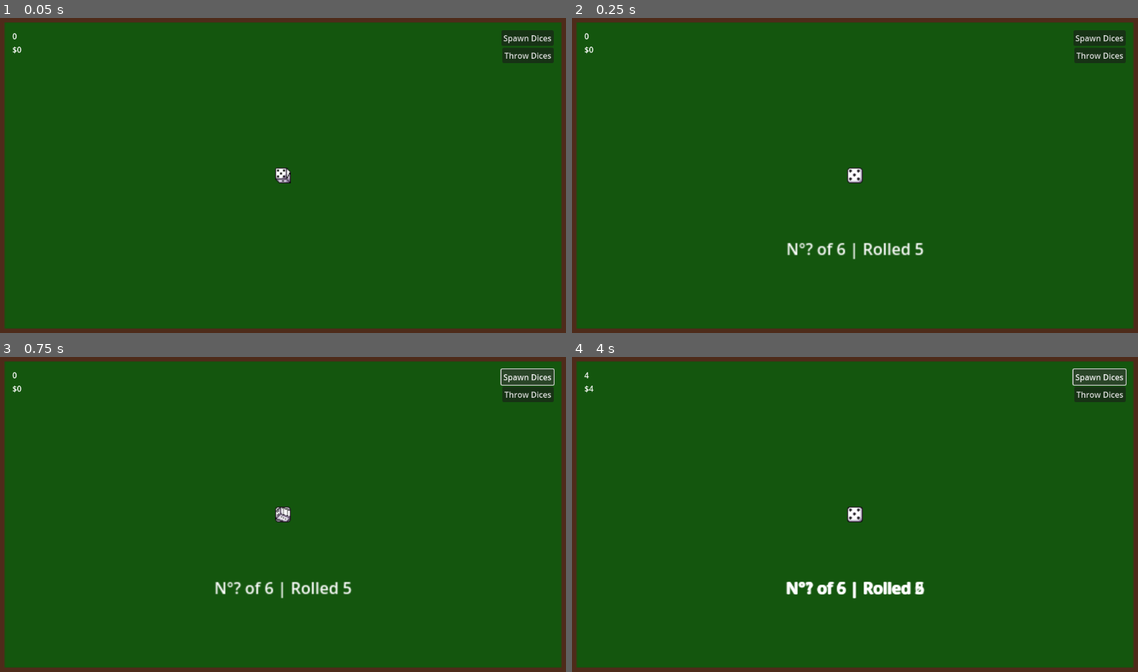
Above: before the commit, frames 1-4 (two rows, left to right).
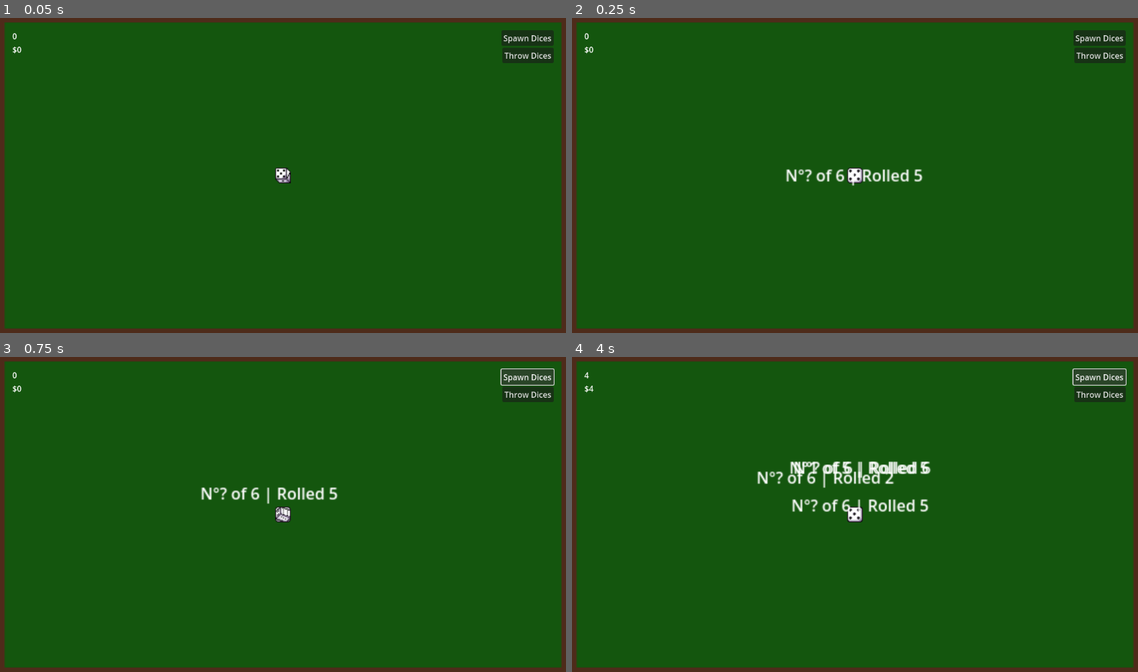
Above: after the commit, the same moments.

Repository: adufou/voie-romaine
Game: Godot game, scene res://main.tscn
Two runs of this game, one before a commit and one after it. Both use one fixed random seed, a clock stepped at 60 frames per second and the inputs below.
Inputs:
- Up to frame 1 (0.05 s): no input
- Up to frame 2 (0.25 s): no input
- Up to frame 3 (0.75 s): click "Spawn Dices" at 0.5 s
- Up to frame 4 (4 s): click "Throw Dices" at 1.25 s; click "Spawn Dices" at 2 s; click "Throw Dices" at 2.75 s; click "Spawn Dices" at 3.5 s

Frame 1 is identical in both runs. In frame 2, 1.0% of the frame differs, in the area x 37-63%, y 47-77%; in frame 3, 1.0%; in frame 4, 2.4%, in the area x 32-64%, y 33-77%.

Commit message:
feat: create a pop up message

Diff:
--- a/scenes/dice.gd
+++ b/scenes/dice.gd
@@ -1,6 +1,8 @@
 extends Node2D
 
 class_name Dice
+
+@export var pop_up_message_scene: PackedScene # Make it a service if used in several places
 
 var value: int
 var goal: int = 6:
@@ -35,8 +37,8 @@
 	var throw_number = "?" if (goal == 6 and tries == -1) else str(goal - tries + 1)
 	# print("N°", throw_number, " of ", goal, " | Rolled ", value)
 
-	%ThrowInfo.text = "N°" + str(throw_number) + " of " + str(goal) + " | Rolled " + str(value)
-	%ThrowInfoTimer.start()
+	pop_up_message("N°" + str(throw_number) + " of " + str(goal) + " | Rolled " + str(value))
+
 	throw_resolve()
 
 func _on_timer_timeout() -> void:
@@ -103,5 +105,11 @@
 	Services.cash.pass_goal(goal)
 	Services.score.pass_goal(goal)
 
+func pop_up_message(message: String):
+	var pop_up_message: PopUpMessage = pop_up_message_scene.instantiate()
+	pop_up_message.init_message(message)
+
+	add_child(pop_up_message)
+
 func _on_throw_info_timer_timeout() -> void:
 	%ThrowInfo.text = ""
--- a/scenes/dice.tscn
+++ b/scenes/dice.tscn
@@ -1,7 +1,8 @@
-[gd_scene load_steps=16 format=3 uid="uid://bivv5cykxj7b5"]
+[gd_scene load_steps=17 format=3 uid="uid://bivv5cykxj7b5"]
 
 [ext_resource type="Texture2D" uid="uid://rn6k15wnjjkw" path="res://atlas/dices_atlas.tres" id="1_jtd8f"]
 [ext_resource type="Script" uid="uid://dfk4b8hkp5vym" path="res://scenes/dice.gd" id="1_mg5ex"]
+[ext_resource type="PackedScene" uid="uid://ompdxamo7dsk" path="res://scenes/pop_up_message.tscn" id="2_oi81l"]
 
 [sub_resource type="AtlasTexture" id="AtlasTexture_x7yda"]
 atlas = ExtResource("1_jtd8f")
@@ -103,6 +104,7 @@
 [node name="Dice" type="Node2D"]
 scale = Vector2(2, 2)
 script = ExtResource("1_mg5ex")
+pop_up_message_scene = ExtResource("2_oi81l")
 
 [node name="AnimatedSprite2D" type="AnimatedSprite2D" parent="."]
 unique_name_in_owner = true
@@ -113,19 +115,6 @@
 unique_name_in_owner = true
 wait_time = 0.2
 one_shot = true
-
-[node name="ThrowInfoTimer" type="Timer" parent="."]
-unique_name_in_owner = true
-one_shot = true
-
-[node name="ThrowInfo" type="Label" parent="."]
-unique_name_in_owner = true
-offset_left = -19.5
-offset_top = 62.0
-offset_right = 20.5
-offset_bottom = 85.0
-grow_horizontal = 2
-grow_vertical = 2
 
 [node name="VBoxContainer (dev)" type="VBoxContainer" parent="."]
 visible = false
@@ -153,4 +142,3 @@
 vertical_alignment = 1
 
 [connection signal="timeout" from="ThrowRollTimer" to="." method="_on_timer_timeout"]
-[connection signal="timeout" from="ThrowInfoTimer" to="." method="_on_throw_info_timer_timeout"]
--- /dev/null
+++ b/scenes/pop_up_message.gd
@@ -0,0 +1,19 @@
+extends Control
+
+class_name PopUpMessage
+
+var _direction: Vector2
+var _speed: float = 50.0
+
+func _ready() -> void:
+	_direction = Vector2(randf_range(-0.5, 0.5), randf_range(-1, -0.25)).normalized()
+
+func _process(delta: float) -> void:
+	position += _direction * _speed * delta
+
+func init_message(message: String):
+	%Message.text = message
+
+func _on_timer_timeout() -> void:
+	print('Pop up message timeout')
+	queue_free()
--- /dev/null
+++ b/scenes/pop_up_message.tscn
@@ -0,0 +1,32 @@
+[gd_scene load_steps=2 format=3 uid="uid://ompdxamo7dsk"]
+
+[ext_resource type="Script" uid="uid://1rpr3u23ly5q" path="res://scenes/pop_up_message.gd" id="1_uiqbl"]
+
+[node name="PopUpMessage" type="Control"]
+layout_mode = 3
+anchors_preset = 0
+script = ExtResource("1_uiqbl")
+
+[node name="Timer" type="Timer" parent="."]
+unique_name_in_owner = true
+one_shot = true
+autostart = true
+
+[node name="Message" type="Label" parent="."]
+unique_name_in_owner = true
+layout_mode = 1
+anchors_preset = 8
+anchor_left = 0.5
+anchor_top = 0.5
+anchor_right = 0.5
+anchor_bottom = 0.5
+offset_left = -20.0
+offset_top = -11.5
+offset_right = 20.0
+offset_bottom = 11.5
+grow_horizontal = 2
+grow_vertical = 2
+horizontal_alignment = 1
+vertical_alignment = 1
+
+[connection signal="timeout" from="Timer" to="." method="_on_timer_timeout"]
Not shown, added: scenes/pop_up_message.gd.uid
